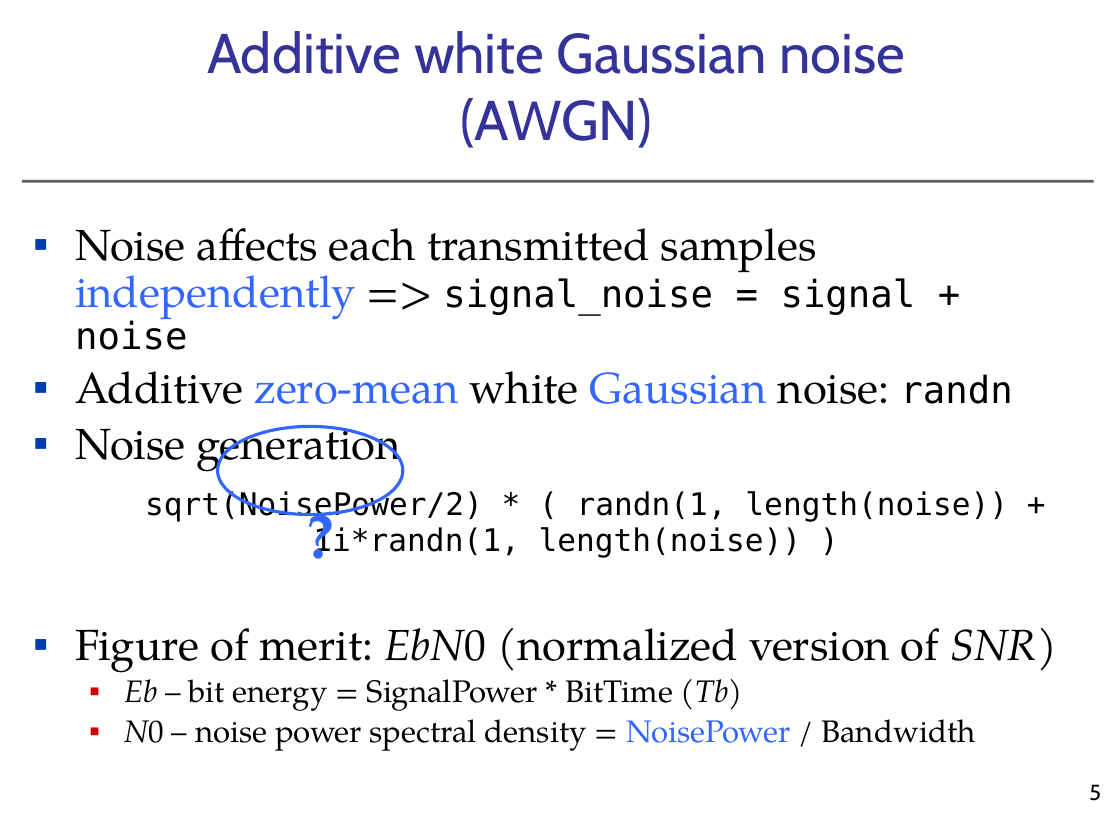
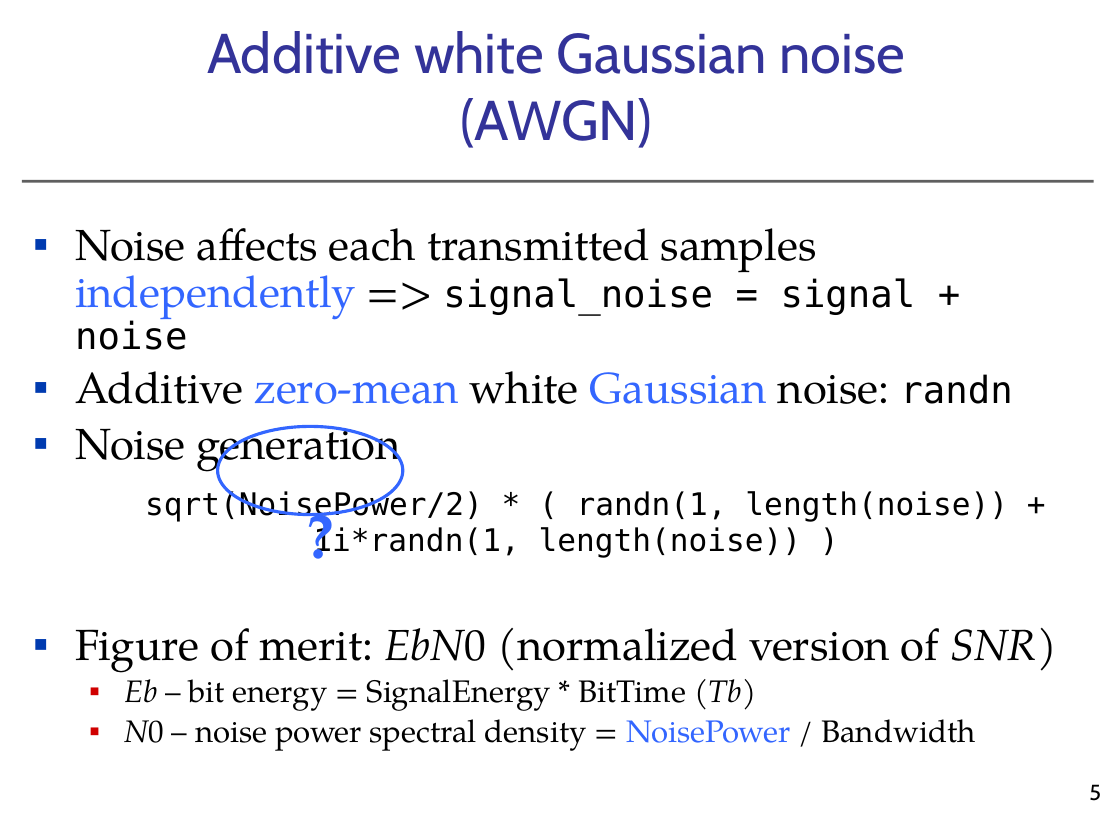
Before and after one commit to jasorosa/horlin-project, a slide deck: slide 5 of Labo 1v2016_2.pptx. Drawn at 1120x840 pixels with LibreOffice and Linux fonts; fonts in the diff are those of the drawing; background and template pictures are left out. Boxes give left, top, right and bottom in pixels: in the first picture for what was removed or moved away, otherwise in the second. Text is boxed around its words. In the diff, an @@ line names an element or a change of style, - is before the commit and + after.

```diff
--- a/Labo 1v2016_2.pptx
+++ b/Labo 1v2016_2.pptx
@@ text at (x1=124, y1=670, x2=756, y2=711): text changed @@
-  ▪ Eb – bit energy = SignalPower * BitTime (Tb)
+  ▪ Eb – bit energy = SignalEnergy * BitTime (Tb)
```
Also in this commit, not shown: 2 other slides changed.
